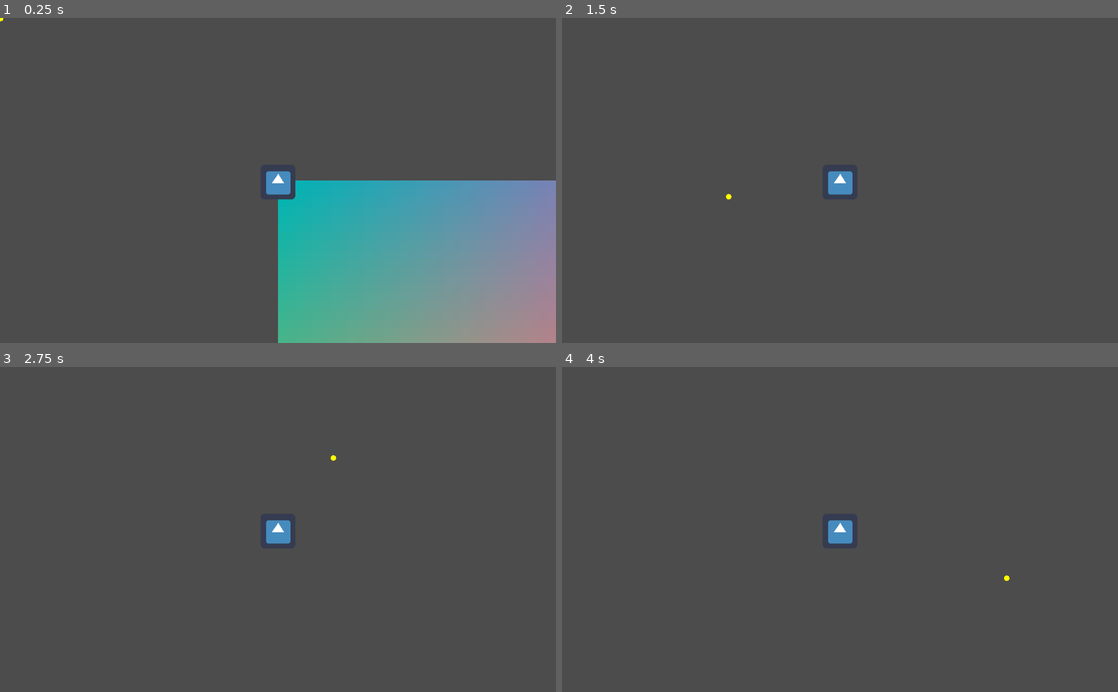
Above: before the commit, frames 1-4 (two rows, left to right).
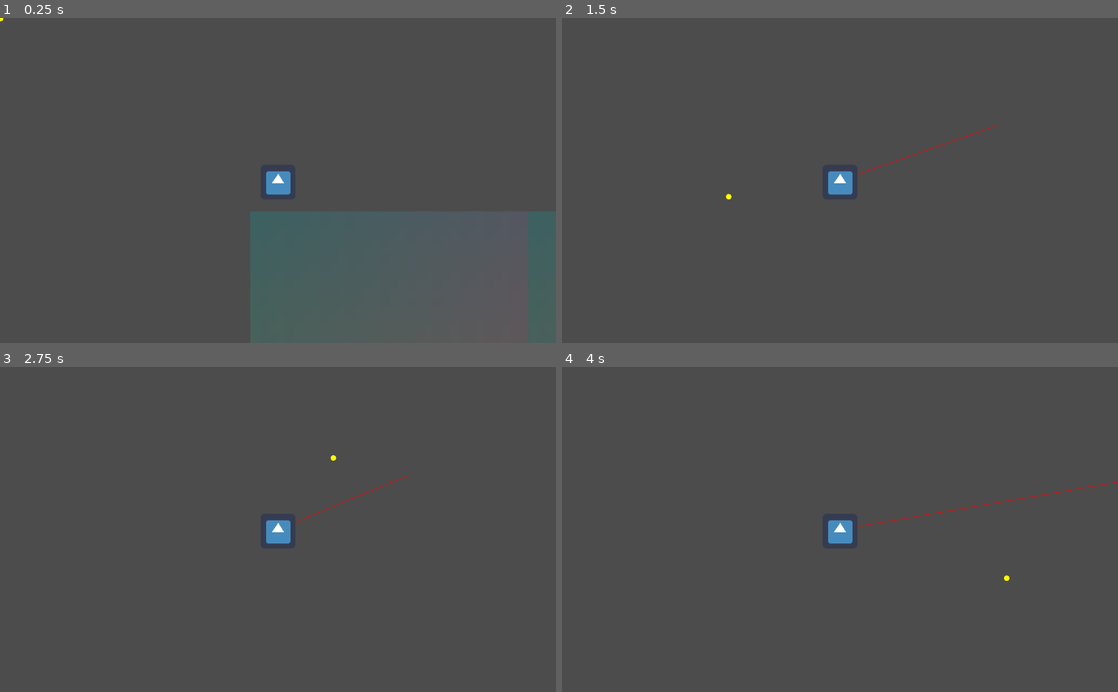
Above: after the commit, the same moments.

Repository: JaedanC/GoTeria
Game: Godot game, scene res://scenes/WorldSpawn.tscn
Two runs of this game, one before a commit and one after it. Both use one fixed random seed, a clock stepped at 60 frames per second and the inputs below. The engine's default icon, where the game draws it, is replaced by a stand-in: a white triangle on a blue panel in a dark square.
Inputs (mouse positions are in pixels of both pictures, inside the frame that each line leads up to):
- Up to frame 1 (0.25 s): no input
- Up to frame 2 (1.5 s): tap Enter at 0.5 s; move the mouse to (962, 164) at 0.52 s; press the mouse at (962, 164) at 0.53 s; hold D (move_right) from 0.53 s (still down); tap Space (jump) at 0.77, 1.07 s; right-click (962, 164) at 0.8 s; move the mouse to (728, 196) at 1.27 s; release the mouse at (728, 196) at 1.28 s; right-click (728, 196) at 1.35 s; click (728, 196) at 1.42 s
- Up to frame 3 (2.75 s): tap Space (jump) at 1.52, 1.55, 1.82 s; move the mouse to (333, 458) at 2.02 s; release D (move_right) at 2.03 s; hold A (move_left) from 2.03 s (still down); hold Space (jump) from 2.03 s (still down); click (333, 458) at 2.3 s
- Up to frame 4 (4 s): move the mouse to (812, 594) at 2.77 s; release A (move_left) at 2.78 s; release Space (jump) at 2.78 s; hold D (move_right) from 2.78 s (still down); click (812, 594) at 2.85 s; tap Space (jump) at 3.02, 3.32, 3.77, 3.8 s; right-click (812, 594) at 3.05 s; move the mouse to (1006, 578) at 3.52 s; hold P (show_mappings) from 3.53 s (still down); click (1006, 578) at 3.67 s

The runs differ from the first frame. In frame 1, 25% of the frame differs, in the area x 50-100%, y 50-100%; in frame 2, less than 0.1%; in frame 3, less than 0.1%; in frame 4, 0.1%.

Commit message:
Added crude block collision. Still very unoptimised. Doesn't take air blocks into account yet

Diff:
--- /dev/null
+++ b/scenes/Block.tscn
@@ -0,0 +1,11 @@
+[gd_scene load_steps=2 format=2]
+
+[sub_resource type="RectangleShape2D" id=1]
+extents = Vector2( 8, 8 )
+
+[node name="Block" type="Node2D"]
+
+[node name="StaticBody2D" type="StaticBody2D" parent="."]
+
+[node name="CollisionShape2D" type="CollisionShape2D" parent="StaticBody2D"]
+shape = SubResource( 1 )
--- a/scenes/Chunk/Chunk.gd
+++ b/scenes/Chunk/Chunk.gd
@@ -4,15 +4,14 @@
 var block_count : Vector2
 var block_pixel_size : Vector2
 
+var block_scene = preload("res://scenes/Block.tscn")
+
 var blocks = {
-	"id": {},
-	"colour": {}
 }
 
 func _process(delta):
 #	update()
 	pass
-
 
 func init(_chunk_position : Vector2, _block_count  : Vector2, _block_pixel_size : Vector2):
 	"""
@@ -29,14 +28,22 @@
 	for i in range(block_count.x):
 		for j in range(block_count.y):
 			var block_position = Vector2(i, j)
-			blocks["id"][block_position] = 0
-			blocks["colour"][block_position] = Color(
+			if !blocks.has(block_position):
+				blocks[block_position] = {}
+
+			blocks[block_position]["id"] = 1
+			blocks[block_position]["colour"] = Color(
 				abs(sin(((i + j) * 4) / 255.0)),
 				abs(sin((200 - (i * 2)) / 255.0)),
-				abs(sin((200 - (j * 3)) / 255.0))
-#				0.2
+				abs(sin((200 - (j * 3)) / 255.0)),
+				0.2
 #				abs(sin(randi()) - 0.5)
 			)
+
+			var block = block_scene.instance()
+			block.position = Vector2(i, j) * self.block_pixel_size + self.block_pixel_size / 2
+			add_child(block)
+
 
 func save_chunk():
 	"""
@@ -67,17 +74,26 @@
 	for i in range(block_count.x):
 		for j in range(block_count.y):
 			var block_position = Vector2(i, j)
-			var rectangle_position = Vector2(i * block_pixel_size.x, j * block_pixel_size.y)
-			var rectangle_to_draw = Rect2(rectangle_position, block_pixel_size)
-			var rectangle_colour = blocks["colour"][block_position]
+			if blocks[block_position]["id"]:
+				var rectangle_position = Vector2(i * block_pixel_size.x, j * block_pixel_size.y)
+				var rectangle_to_draw = Rect2(rectangle_position, block_pixel_size)
+				var rectangle_colour = blocks[block_position]["colour"]
+				draw_rect(rectangle_to_draw, rectangle_colour)
 
-			draw_rect(rectangle_to_draw, rectangle_colour)
+func get_block_from_block_position(block_position : Vector2):
+	if blocks.has(block_position):
+		return blocks[block_position]
+	return null
+
+func set_block_from_block_position(block_position : Vector2, new_block : Dictionary):
+	blocks[block_position] = new_block
+	update()
 
 func set_block_colour_from_int(i : int, j : int, colour : Color):
 	set_block_colour(Vector2(i, j), colour)
 
 func set_block_colour(block_position : Vector2, colour : Color):
-	blocks["colour"][block_position] = colour
+	blocks[block_position]["colour"] = colour
 	update()
 
 func _draw():
--- a/scenes/Components/GravityComponent.gd
+++ b/scenes/Components/GravityComponent.gd
@@ -4,4 +4,4 @@
 
 func _physics_process(_delta):
 	if enabled:
-		get_parent().velocity += Vector2(0, 0.5)
+		get_parent().velocity += Vector2(0, 98)
--- a/scenes/Player.tscn
+++ b/scenes/Player.tscn
@@ -7,17 +7,20 @@
 [ext_resource path="res://scenes/Player/Player.gd" type="Script" id=5]
 
 [sub_resource type="RectangleShape2D" id=1]
-extents = Vector2( 30, 45 )
+extents = Vector2( 31, 32 )
 
 [node name="Player" type="Node2D"]
 script = ExtResource( 5 )
 
 [node name="Rigidbody" type="KinematicBody2D" parent="."]
+position = Vector2( 51, -57 )
 
 [node name="Hitbox" type="CollisionShape2D" parent="Rigidbody"]
+position = Vector2( 0, 3 )
 shape = SubResource( 1 )
 
 [node name="Smoothing" type="Node2D" parent="."]
+position = Vector2( 51, -57 )
 script = ExtResource( 4 )
 target = NodePath("../Rigidbody")
 
--- a/scenes/Player/Player.gd
+++ b/scenes/Player/Player.gd
@@ -18,28 +18,55 @@
 	if InputLayering.pop_action("zoom_reset"):
 		camera.zoom = Vector2(1, 1)
 
+	if InputLayering.pop_action("click"):
+		var world_position = screen_to_world_position(get_viewport().get_mouse_position())
+		var block = terrain.get_block_from_world_position(world_position)
+		if block:
+			block["id"] = 1
+			block["colour"] = Color(randf(), randf(), randf(), 0.2)
+			terrain.set_block_at_world_position(world_position, block)
+
+	if InputLayering.pop_action("dig"):
+		var world_position = screen_to_world_position(get_viewport().get_mouse_position())
+		var block = terrain.get_block_from_world_position(world_position)
+		if block:
+			block["id"] = 0
+			terrain.set_block_at_world_position(world_position, block)
+
 	update()
 
 func _physics_process(delta):
-	self.rigidbody.position += velocity
 
 	if InputLayering.pop_action("move_left"):
-		velocity.x -= 1
+		velocity.x -= 50
 
 	if InputLayering.pop_action("move_right"):
-		velocity.x += 1
+		velocity.x += 50
 
 	if InputLayering.pop_action("move_up"):
-		velocity.y -= 1
+		velocity.y += -50
 
 	if InputLayering.pop_action("move_down"):
-		velocity.y += 1
+		velocity.y += 50
 
 	if InputLayering.pop_action("jump"):
-		velocity.y = -15
+		velocity.y = -1000
 
 	if InputLayering.pop_action("brake"):
 		velocity = Vector2(0, 0)
+
+	move(velocity)
+
+func move(vector : Vector2):
+	self.rigidbody.move_and_slide(vector, Vector2(0, -1))
+	if self.rigidbody.is_on_floor():
+		self.velocity.y = 0
+	if self.rigidbody.is_on_wall():
+		self.velocity.x = 0
+#	for i in self.rigidbody.get_slide_count():
+#		var collision = self.rigidbody.get_slide_collision(i)
+#		print("Collided with: ", collision.collider.name)
+
 
 func _input(event):
 	if event.is_action_pressed("zoom_in"):
@@ -48,17 +75,7 @@
 	if event.is_action_pressed("zoom_out"):
 		camera.zoom -= Vector2(0.25, 0.25)
 
-	if event.is_action_pressed("click"):
-		var world_position = screen_to_world_position(get_viewport().get_mouse_position())
 
-		var chunk_position = terrain.get_chunk_position_from_world_position(world_position)
-		var block_position = terrain.get_block_position_from_world_position(world_position)
-
-		var block = terrain.get_block_from_world_position(world_position)
-
-		print("Chunk Position: " + str(chunk_position))
-		print("Block Position: " + str(block_position))
-		print(block)
 
 
 	camera.zoom.x = clamp(camera.zoom.x, 0.5, 3)
@@ -136,4 +153,10 @@
 		Color(1, 1, 0, 1)
 	)
 
+	draw_line(
+		screen_to_world_position(get_viewport().size/2),
+		screen_to_world_position(get_viewport().size/2 + velocity / 10),
+		Color(1, 0, 0)
+	)
+
 	pass
--- a/scenes/Terrain/Terrain.gd
+++ b/scenes/Terrain/Terrain.gd
@@ -111,6 +111,12 @@
 	add_child(chunk)
 	return true
 
+func get_chunk_pixel_dimensions() -> Vector2:
+	"""
+	Returns the size of a chunk in pixels as a Vector2
+	"""
+	return block_pixel_size * chunk_block_count
+
 func get_chunk_from_chunk_position(chunk_position : Vector2):
 	if create_chunk(chunk_position):
 		return loaded_chunks[chunk_position]
@@ -128,11 +134,7 @@
 	var chunk = get_chunk_from_chunk_position(chunk_position)
 	if !chunk:
 		return null
-
-	var block = {}
-	block["id"] = chunk.blocks["id"][block_position]
-	block["colour"] = chunk.blocks["colour"][block_position]
-	return block
+	return chunk.blocks[block_position]
 
 func get_block_position_from_world_position(world_position : Vector2):
 	var chunk_position = get_chunk_position_from_world_position(world_position)
@@ -142,8 +144,9 @@
 func get_chunk_position_from_world_position(world_position : Vector2) -> Vector2:
 	return (world_position / get_chunk_pixel_dimensions()).floor()
 
-func get_chunk_pixel_dimensions() -> Vector2:
-	"""
-	Returns the size of a chunk in pixels as a Vector2
-	"""
-	return block_pixel_size * chunk_block_count
+func set_block_at_world_position(world_position : Vector2, new_block : Dictionary):
+	var chunk = get_chunk_from_world_position(world_position)
+	if chunk:
+		var block_position = get_block_position_from_world_position(world_position)
+		chunk.set_block_from_block_position(block_position, new_block)
+	return null
--- a/scenes/WorldSpawn/ActionMapping.gd
+++ b/scenes/WorldSpawn/ActionMapping.gd
@@ -41,6 +41,7 @@
 	add_action_mapping("zoom_out", key_string_to_int("mwheelup", "Mouse"), InputEventMouseButton)
 	add_action_mapping("save_world", key_string_to_int("m", "Keyboard"), InputEventKey)
 	add_action_mapping("click", key_string_to_int("mouse1", "Mouse"), InputEventMouseButton)
+	add_action_mapping("dig", key_string_to_int("mouse2", "Mouse"), InputEventMouseButton)
 	add_action_mapping("brake", key_string_to_int("x", "Keyboard"), InputEventKey)
 
 func setup_aliases():
